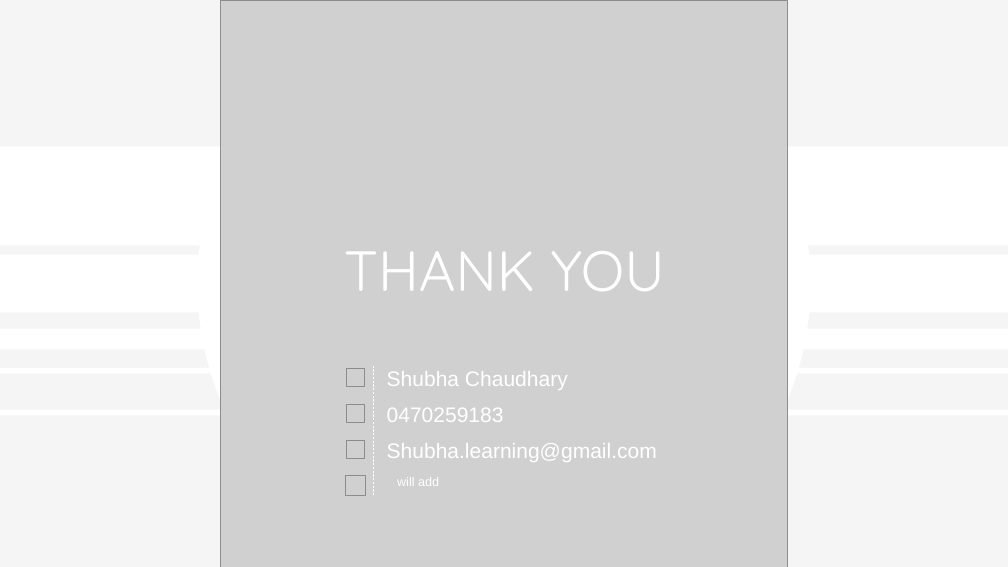
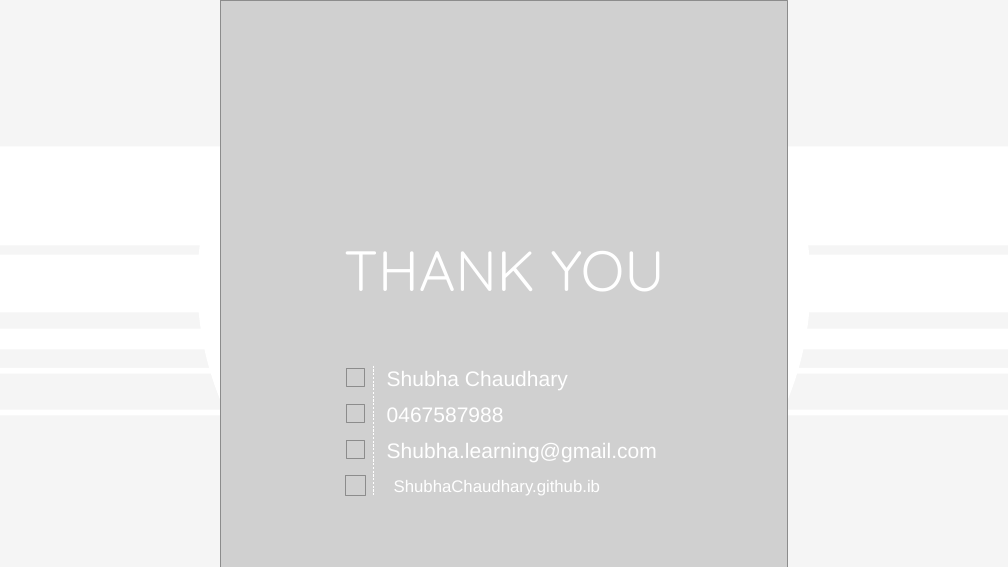
Before and after one commit to ShubhaChaudhary/ShubhaChaudhary.github.io, a slide deck: slide 8 of portfolio_ppt.pptx. Drawn at 1008x567 pixels with LibreOffice and Linux fonts; fonts in the diff are those of the drawing; grey boxes stand for pictures; background and template pictures are left out. Boxes give left, top, right and bottom in pixels: in the first picture for what was removed or moved away, otherwise in the second. Text is boxed around its words. In the diff, an @@ line names an element or a change of style, - is before the commit and + after.

```diff
--- a/portfolio_ppt.pptx
+++ b/portfolio_ppt.pptx
@@ text at (x1=387, y1=408, x2=504, y2=422): text changed @@
-0470259183
+0467587988
@@ text at (x1=394, y1=480, x2=600, y2=495): text changed; size 12 to 16 pt @@
-will add
+ShubhaChaudhary.github.ib
```
Also in this commit, not shown: 1 other slide changed, 2 other files.
